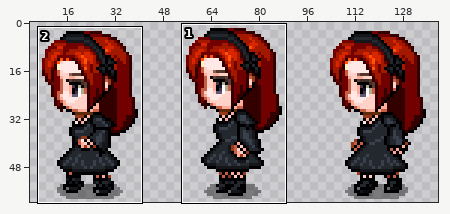
File history of a sprite sheet, cs-unknown/src/assets/westernSprites.png. Above: a wide view before the commit, with the close-up outlined.
Close-up. First the earlier version:
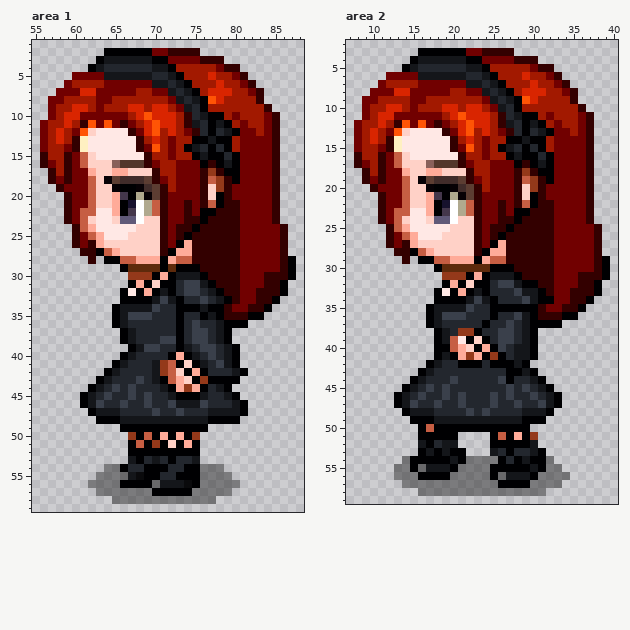
The file is 144x80 pixels. Colours within 5 levels of each other are drawn and written as one. Shown: area 1: x 55..88, y 1..59; area 2: x 7..40, y 2..59. The old version is drawn lined up with the new one, on the new canvas. The wide view leaves out empty margins. The commit also changed other parts of the picture, which this record leaves out.
After the commit:
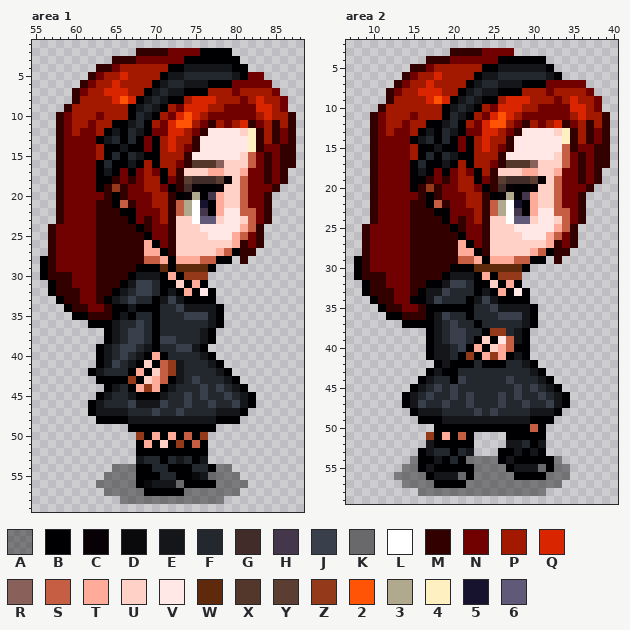
Palette (. is transparent): A #00000066  B #000002  C #070105  D #0a0a0c  E #14161a  F #23272e  G #412c2a  H #44374b  J #3a404b  K #69696b  L #ffffff  M #330000  N #710000  P #a21900  Q #d92500  R #89605a  S #c65e43  T #ffab99  U #ffd1c7  V #ffe8e5  W #5e2a0b  X #53372b  Y #5c3d32  Z #94391a  2 #ff5405  3 #b0a98e  4 #fff0c1  5 #17122d  6 #605978
Changes in this commit:
canvas 144x80 -> 144x60, the old top-left corner now at 0,-9 (the part of the old canvas that was cut away was empty and is not shown)
Changed rows in their new state; - is an unchanged pixel.
Area 1:
first column x 56:
 2 --------....MMMMNNNNBBBB--------
 3 -------..MMMNNNN--BBBBBBB-------
 4 ------.MMNPPPPPP-BEEEEEEBB------
 5 ----..M-PPQPPPPB-EFFFFFFEBNN----
 6 ---..MN-PQPPPPB--FEEEBBBN-NNN---
 7 --..MNPPQQQP-BEF-EB-BPPPN-PPPN--
 8 -...M--PPQ2QBEFEBBPQQQP--N-QPPN-
 9 -..MPP-P---BEFEB--QQQ--NNNNQQPN-
10 -.MNPPP-PPPBFEBPNQ2QPNNN-NN-QPPM
11 ..MN-PNPPBBEFBPN-22PNMPN-QMNP-PM
12 ..MNPNNPBEBFEBNN-QPNMVVVVU4MP-NM
13 ..MNNNNBEFBFBNB-Q--MVVVVVV4MP-NM
14 ..M-NNNPBBEBB-B-Q-NMVVVVVV4M-NMM
15 ..MN-NNPBFBFEBB-P-MVVVVVVUS-MNMM
16 ..MN-NNBFBBEBPB---MXXXRUUUS-MNMM
17 -.MN--NBEBNBNPNB-MUUUTTUUT--MNM-
18 -.MN--NBBMNMNPPBNMYGGGYCUS--MNM-
19 ------NBMZMNNPPNBMGCBBCUUS------
20 --MN--NNMBMNNNPPMBC3BHTUUS--M.--
21 --MN--NMMBSMNNPPMS3L5BTUUS--M.--
22 --MN-NNMMM-BNNNPMS3LH-TVVSS-M.--
23 --MN-NNMMMMBNMNPMUUL66UVVUS-M.--
24 -MNNNNNMMMMMBMNNMUUUVVVVVTSM...-
25 -MNNN-NMMMMMMBNNMUUUUVVVTS-M...-
26 -MNNN-NMMMMMMTBNMUUUUUUUTM-M...-
27 -MNNNNNMMMMMMTTBMUUUUUTSBMM....-
28 BMNNNNNMMMMMMSSTBTTTSSBB.M......
29 BMNNNNNMMMMMBBBWBWWWWB..........
30 BMMMNNNMMMMBEEEBTBZZZ...........
31 -BMMNNNMMMBEJJF--UBTB..........-
32 -BMMMNNMMBEFJJFBEBTBVB.........-
33 --BMMNNMBEFJFFBEJEBBBB........--
34 ---BMMNNM-B-BBB--JEE-E-......---
35 ----BBMMM--BFFB--FJJJ--.....----
36 ------BBBEF-J-B--F-F-EB...------
37 --------BEFJJ-B--F-FEB..--------
38 --------BEFJJ-B--F-FEB..--------
39 -------BEFJJFEB--JJEB....-------
40 -------BEFJFEBTBFFFFEB...-------
41 -------BEJFEBUBSZEFFFEB..-------
42 ------BEFF-BTBUSZEFFF-EB..------
43 --------BBBZBUTSBEFJFFFE--------
44 ------..BE-BTZTBEFFFJ-JFEB------
45 -----..BE--EBBBEFFJFJ--JFEB-----
46 -----.BE--FJEEEJFFJFFJ--JEB-----
47 ----------E----------F----------
48 ----------B----------E----------
49 ----------.----------B----------
50 -----------.ZBTBTBSBZ-----------
51 -----------.BTBUBZBSB-----------
52 -----------.--------B-----------
53 -----------.E-FBFE-BE-----------
54 --------.-AAB-FFBB-FFB-A--------
55 -------.--AAB------DEK--A-------
56 ------.---AA-DE--KB-BB---A------
57 -------.-----B----A-----A-------
58 ---------.------------A---------
Area 2:
first column x 8:
 3 --------....MMMMNNNN------------
 4 -------..MMMNNNN--BBBBBB--------
 5 ------.MMNPPPPPP-BEEEEEEB-------
 6 ----..M-PPQPPPPB-EFFFFFFEB------
 7 ---..MN-PQPPPPB--FEEEBBBN-NNN---
 8 --..MNPPQQQP-BEF-EB-BPPPN-PPPN--
 9 -...M--PPQ2QBEFEBBPQQQP--N-QPPN-
10 -..MPP-P---BEFEB--QQQ--NNNNQQPN-
11 -.MNPPP-PPPBFEBPNQ2QPNNN-NN-QPPM
12 ..MN-PNPPBBEFBPN-22PNMPN-QMNP-PM
13 ..MNPNNPBEBFEBNN-QPNMVVVVU4MP-NM
14 ..MNNNNBEFBFBNB-Q--MVVVVVV4MP-NM
15 ..M-NNNPBBEBB-B-Q-NMVVVVVVSM-NMM
16 ..MN-NNPBFBFEBB-P-MVVVVVVUS-MNMM
17 ..MN-NNBFBBEBPB---MXXXRUUUS-MNMM
18 -.MN--NBEBNBNPNB-MUUUTTUUT--MNM-
19 -.MN--NBBMNMNPPBNMYGGGYCUS--MNM-
20 ------NBMZMNNPPNBMGCBBCUUS------
21 --MN--NNMBMNNNPPMBC3BHTUUS--M.--
22 --MN--NMMBSMNNPPMS3L5BTUUS--M.--
23 --MN-NNMMM-BNNNPMS3LH-TVVSS-M.--
24 --MN-NNMMMMBNMNPMUUL66UVVUS-M.--
25 -MNNNNNMMMMMBMNNMUUUVVVVVTSM...-
26 -MNNN-NMMMMMMBNNMUUUUVVVTS-M...-
27 -MNNN-NMMMMMMTBNMUUUUUUUTM-M...-
28 -MNNNNNMMMMMMTTBMUUUUUTSBMM....-
29 BMNNNNNMMMMMMSSTBTTTSSBB.M......
30 BMNNNNNMMMMMBBB--WWWWB..........
31 BMMMNNNMMMMBEEEBTBZZZ...........
32 -BMMNNNMMBBEJJF--UBTB..........-
33 -BMMMNNMBEEJFFFBEBTBVB.........-
34 --BMMNNBBEJFFFBEJEBBBB........--
35 ---BMMNNM-BBBBB--JEEEE-......---
36 ----BBMMM---FFB--FJJ---.....----
37 ------BBB---J--BF--F---...------
38 ---------BEFJJFFBZZFEB.---------
39 ---------BEFJJFBUBVSEB.---------
40 ---------BEEFJBTBUTSBB.---------
41 ---------BE-FB-BT-TB-B.---------
42 ---------.BEB--FB--FFEB---------
43 --------.BEBB------FFFEB--------
44 -------.BE--BJ----FJ--FEB-------
45 ------.BEFJFJ------FJFJFEB------
46 -----.BEFJ-FJFJ--FJFJ-FJFEB-----
47 -----.BEJ-FJ-FJ--FJ-FJ-FJEB-----
48 ------.B--E---FJFJ---F--EB------
49 -------.--B----------E--B-------
50 --------..------------SB--------
51 --------.Z-T-SB--..-B-BB--------
52 --------.EBBBBB--..EEFBE--------
53 ----------FF-FE--.B-EB----------
54 ------.A--E-F------E-B--BA------
55 -----.-AB-BB-BB--AA-EE-KB-A-----
56 --------A-EEEKB--AAABB-B--------
57 ----------BBBB----AAAA----------
